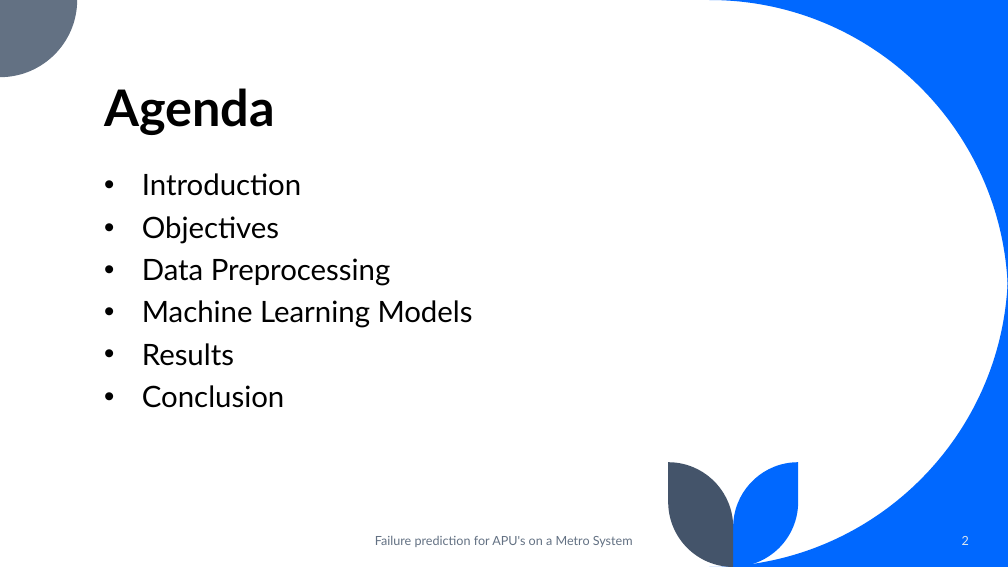
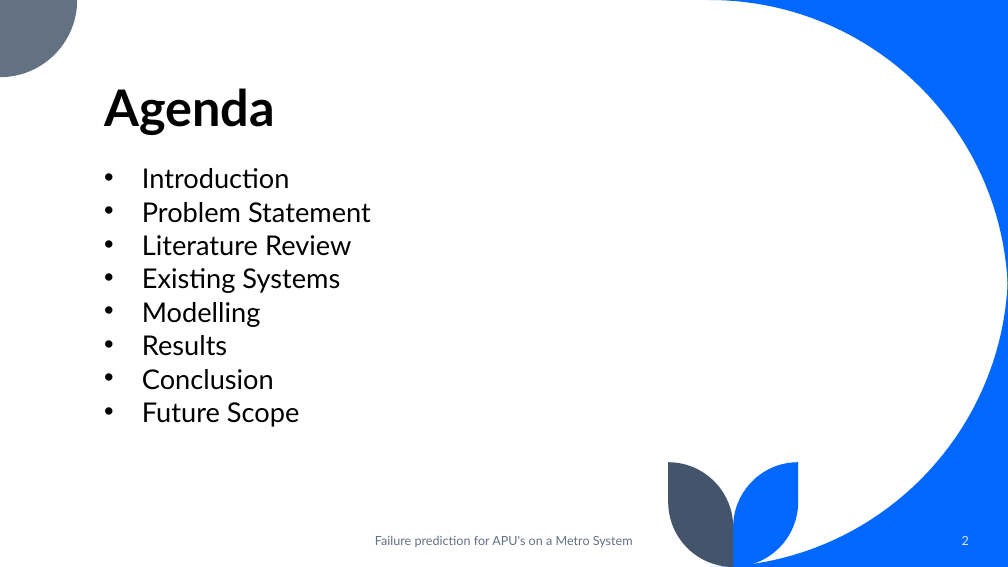
Before and after one commit to aaryadevg/Metro_PdM_Research, a slide deck: slide 2 of Paper/Viva.pptx. Drawn at 1008x567 pixels with LibreOffice and Linux fonts; fonts in the diff are those of the drawing. Boxes give left, top, right and bottom in pixels: in the first picture for what was removed or moved away, otherwise in the second. Text is boxed around its words. In the diff, an @@ line names an element or a change of style, - is before the commit and + after.

Commit message:
Added more details to viva powerpoint, Fixed missing citation in paper issue, fixed spelling errors in the paper

```diff
--- a/Paper/Viva.pptx
+++ b/Paper/Viva.pptx
@@ text at bbox=[142, 168, 290, 390]: size 28 to 25.9 pt in "Introduction", "Results", "Conclusion"; line spacing 0.9 to 0.7 @@
@@ text at bbox=[142, 202, 371, 327]: text changed; size 28 to 25.9 pt @@
-• Objectives
-• Data Preprocessing
-• Machine Learning Models
+• Problem Statement
+• Literature Review
+• Existing Systems
+• Modelling
@@ text at bbox=[142, 402, 299, 427]: paragraph added @@
+• Future Scope
```
Also in this commit, not shown: 4 other slides changed, 12 slides added, 15 other files.
